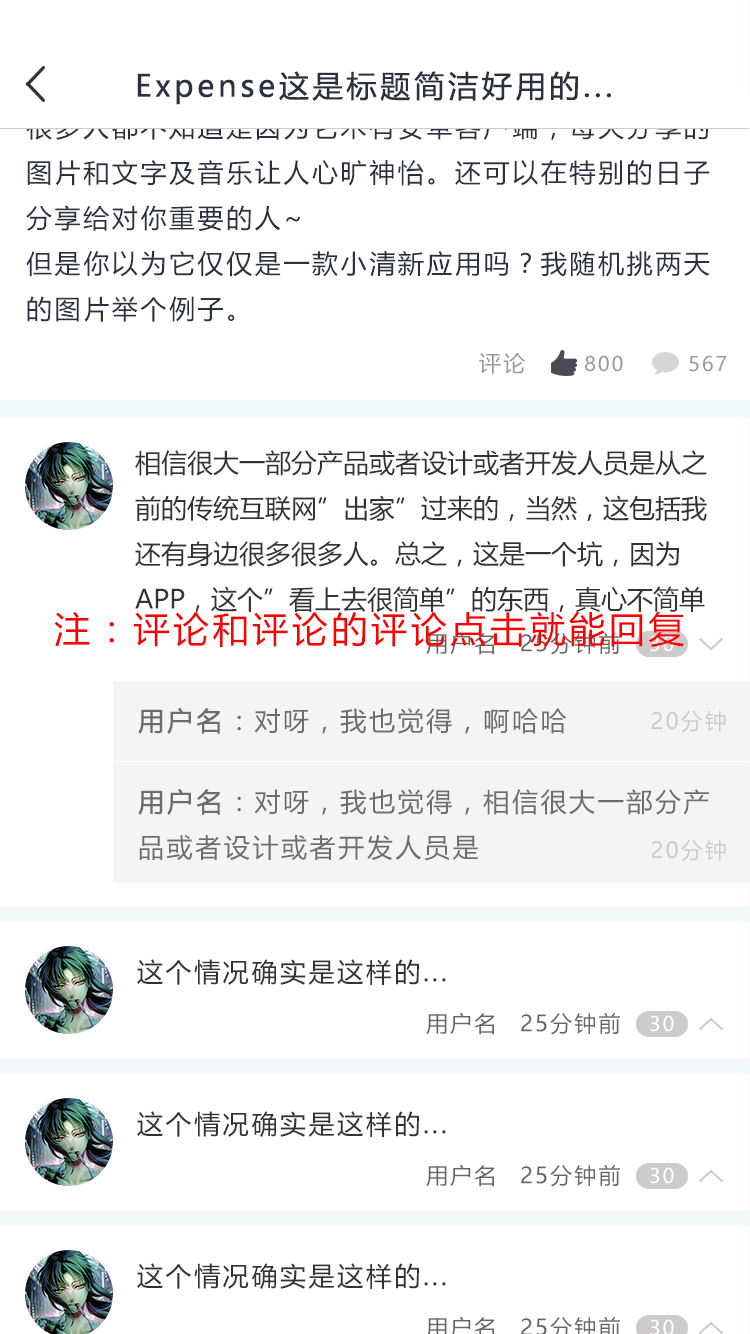
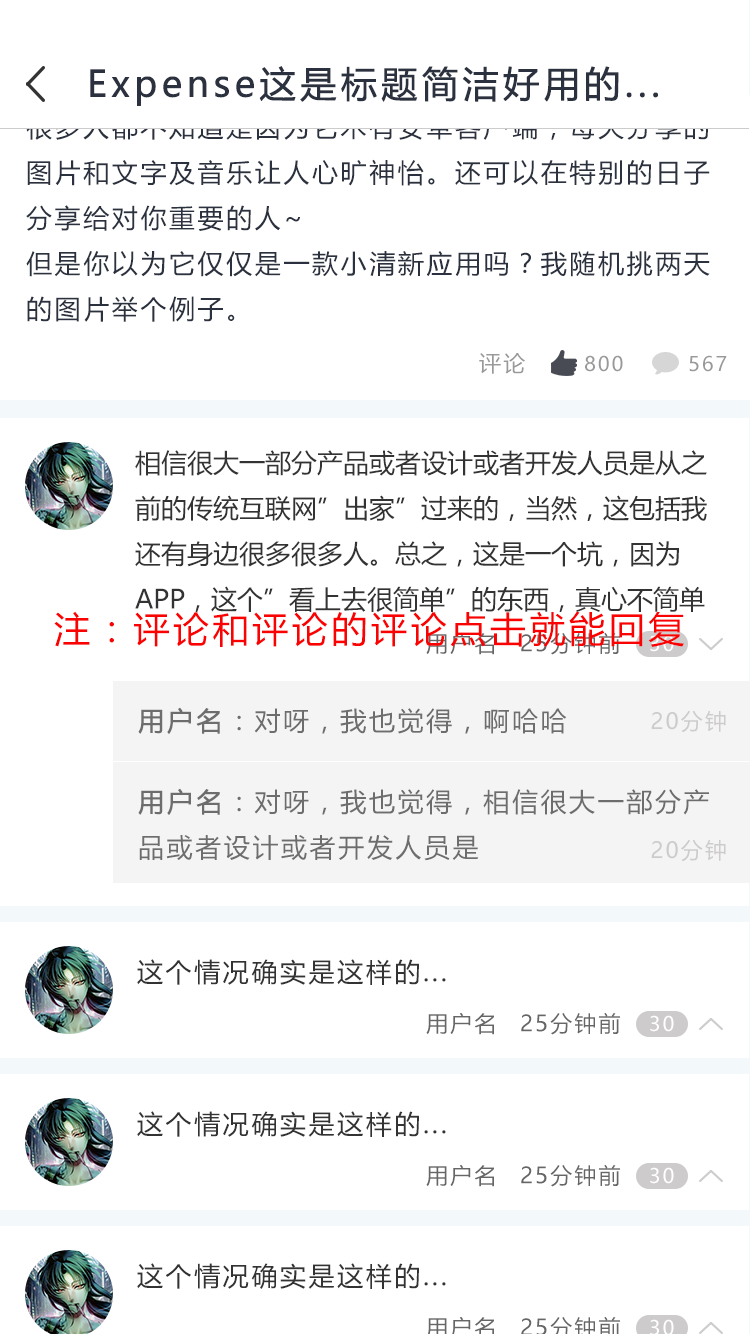
Revision of a layered 750 x 1334 image; what changed, layer by layer:
painted on "Expense这是标题简洁好用的..." over [90, 66, 658, 106]
